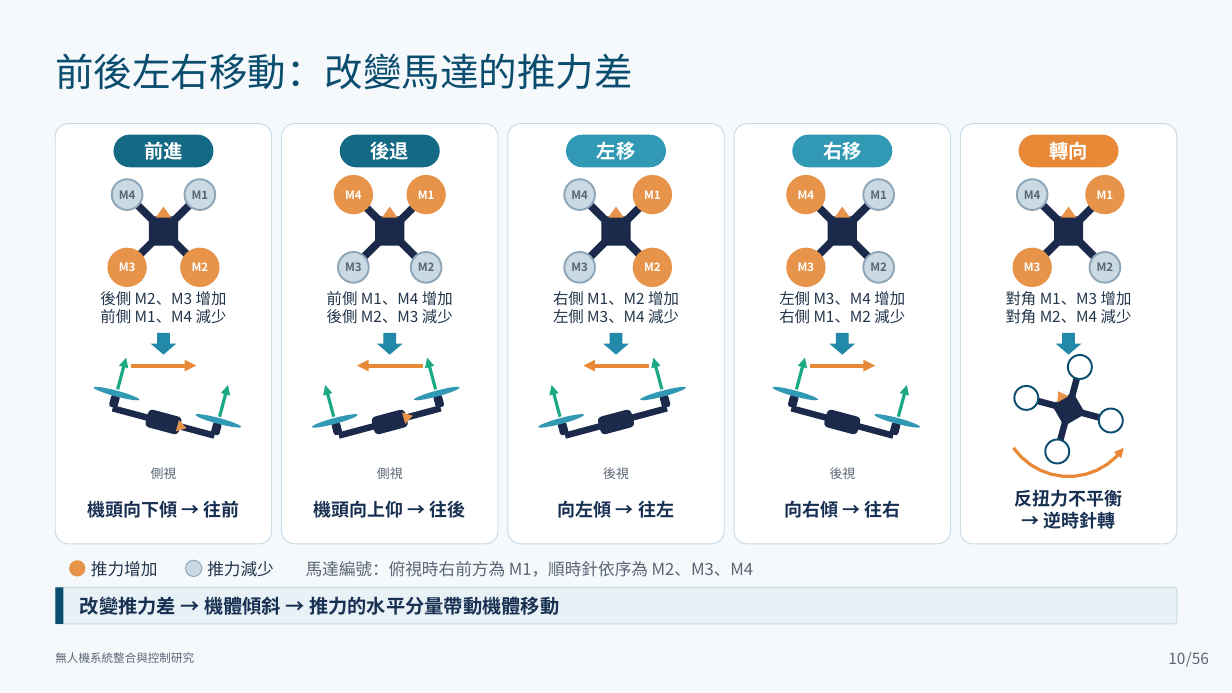
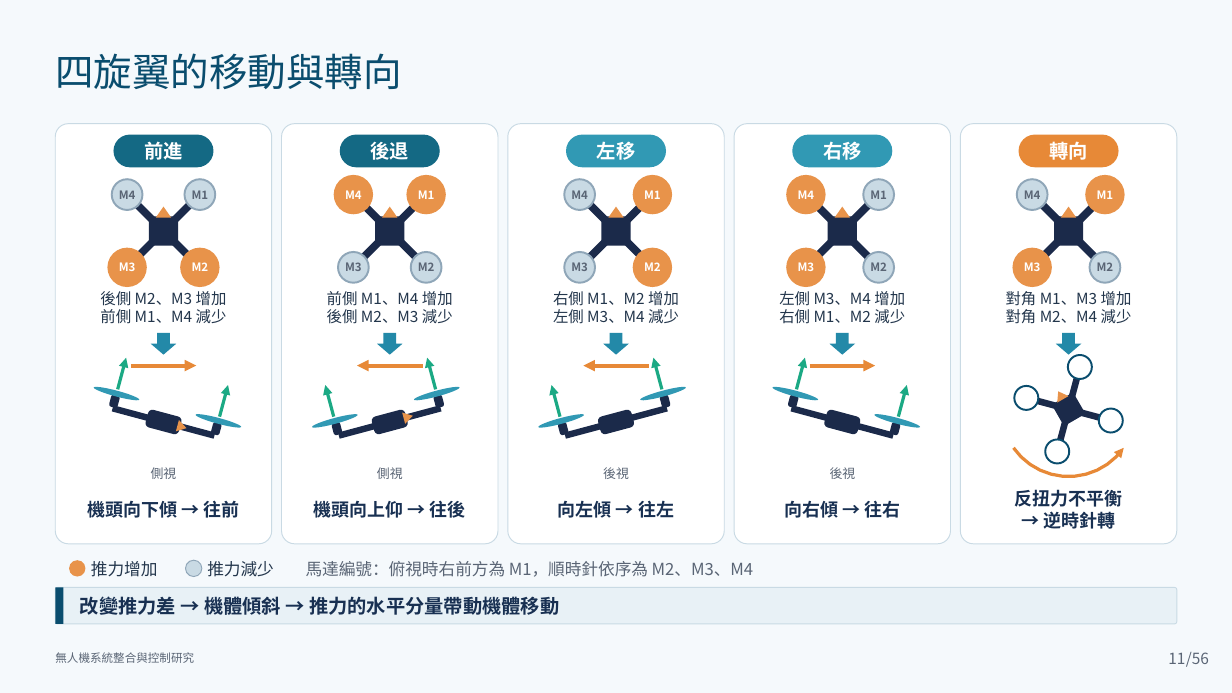
Before and after one commit to lingken1028/-, a slide deck: slide 11 of 無人機系統整合與控制研究_口試簡報 (2).pptx (slide 10 before the commit). Drawn at 1232x693 pixels with LibreOffice and Linux fonts; fonts in the diff are those of the drawing. Boxes give left, top, right and bottom in pixels: in the first picture for what was removed or moved away, otherwise in the second. Text is boxed around its words. In the diff, an @@ line names an element or a change of style, - is before the commit and + after.

```diff
--- a/無人機系統整合與控制研究_口試簡報 (2).pptx
+++ b/無人機系統整合與控制研究_口試簡報 (2).pptx
@@ text at bbox=[55, 53, 401, 89]: text changed @@
-前後左右移動：改變馬達的推力差
+四旋翼的移動與轉向
@@ page number at bbox=[1168, 652, 1185, 664]: text changed @@
-10
+11
```
Also in this commit, not shown: 25 other slides changed, 2 slides added.
